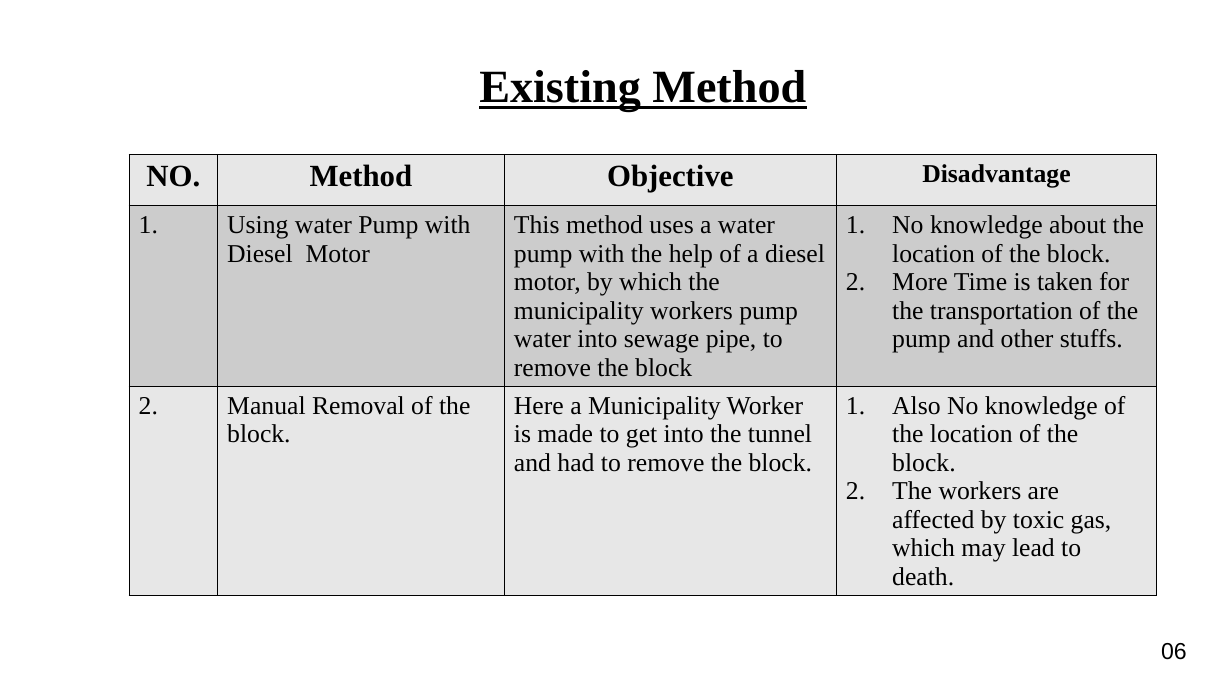
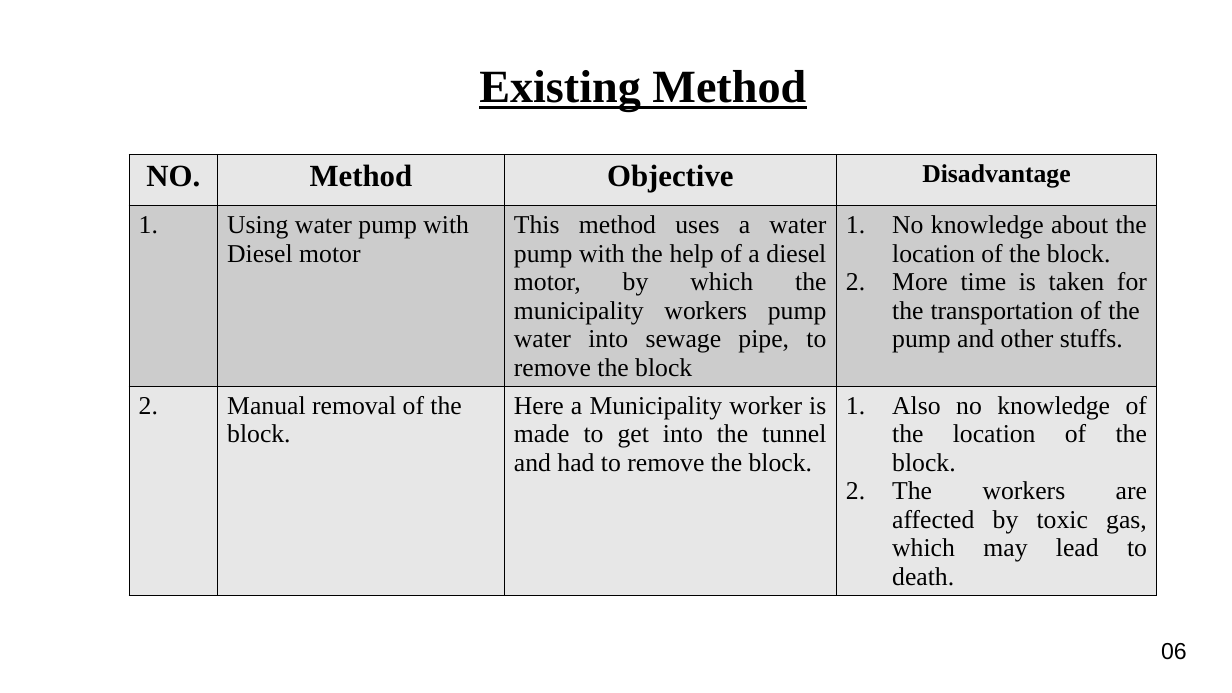
Before and after one commit to MANOJI-T/sewage_project, a slide deck: slide 6 of 1stReview.pptx. Drawn at 1232x693 pixels with LibreOffice and Linux fonts; fonts in the diff are those of the drawing; background and template pictures are left out. Boxes give left, top, right and bottom in pixels: in the first picture for what was removed or moved away, otherwise in the second. Text is boxed around its words. In the diff, an @@ line names an element or a change of style, - is before the commit and + after.

```diff
--- a/1stReview.pptx
+++ b/1stReview.pptx
@@ table at (x1=129, y1=154, x2=1157, y2=626) @@
-row 2, column 2: Using water Pump with Diesel Motor
+row 2, column 2: Using water pump with Diesel motor
-row 2, column 4: No knowledge about the location of the block. / More Time is taken for the transportation of the pump and other stuffs.
+row 2, column 4: No knowledge about the location of the block. / More time is taken for the transportation of the pump and other stuffs.
-row 3: 2. | Manual Removal of the block. | Here a Municipality Worker is made to get into the tunnel and had to remove the block. | Also No knowledge of the location of the block. / The workers are affected by toxic gas, which may lead to death.
+row 3: 2. | Manual removal of the block. | Here a Municipality worker is made to get into the tunnel and had to remove the block. | Also no knowledge of the location of the block. / The workers are affected by toxic gas, which may lead to death.
@@ alignment left to justified @@
```
Also in this commit, not shown: 5 other slides changed.
